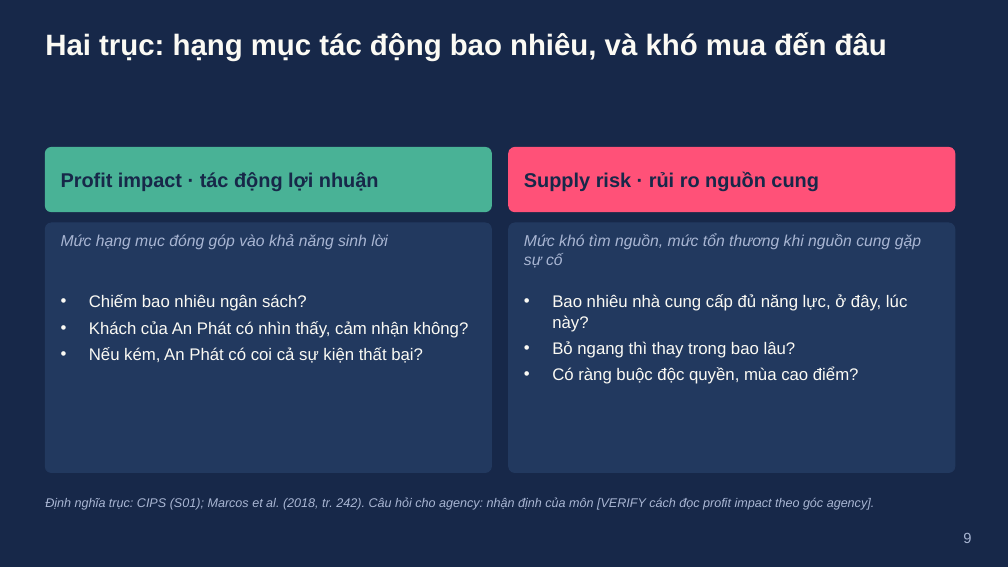
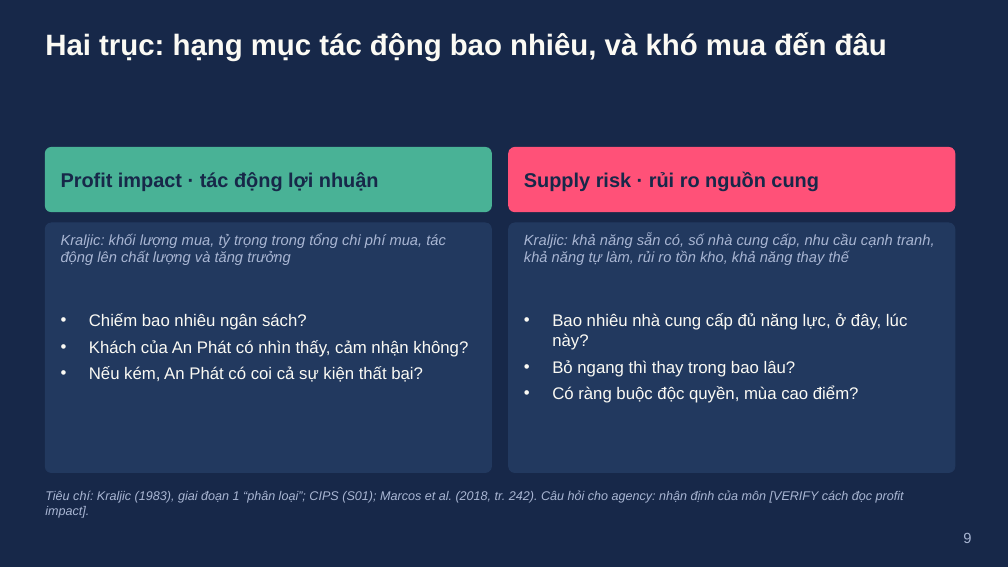
Before and after one commit to dnbaoquyen/teaching-skills, a slide deck: slide 9 of courses/EVM1110E/slides/W07_slides.pptx. Drawn at 1008x567 pixels with LibreOffice and Linux fonts; fonts in the diff are those of the drawing. Boxes give left, top, right and bottom in pixels: in the first picture for what was removed or moved away, otherwise in the second. Text is boxed around its words. In the diff, an @@ line names an element or a change of style, - is before the commit and + after.

```diff
--- a/courses/EVM1110E/slides/W07_slides.pptx
+++ b/courses/EVM1110E/slides/W07_slides.pptx
@@ text at (61, 233, 446, 265): text changed; size 15 to 14 pt @@
-Mức hạng mục đóng góp vào khả năng sinh lời
+Kraljic: khối lượng mua, tỷ trọng trong tổng chi phí mua, tác động lên chất lượng và tăng trưởng
@@ text at (524, 233, 935, 265): text changed; size 15 to 14 pt @@
-Mức khó tìm nguồn, mức tổn thương khi nguồn cung gặp sự cố
+Kraljic: khả năng sẵn có, số nhà cung cấp, nhu cầu cạnh tranh, khả năng tự làm, rủi ro tồn kho, khả năng thay thế
@@ text "Chiếm bao nhiêu ngân sách?": place and size @@
-text "Chiếm bao nhiêu ngân sách?" at (89, 294, 468, 363)
+text "Chiếm bao nhiêu ngân sách?" at (89, 313, 468, 382)
@@ text "Bao nhiêu nhà cung cấp ...": place and size @@
-text "Bao nhiêu nhà cung cấp ..." at (552, 294, 907, 384)
+text "Bao nhiêu nhà cung cấp ..." at (552, 313, 907, 403)
@@ text at (45, 490, 904, 518): text changed @@
-Định nghĩa trục: CIPS (S01); Marcos et al. (2018, tr. 242). Câu hỏi cho agency: nhận định của môn [VERIFY cách đọc profit impact theo góc agency].
+Tiêu chí: Kraljic (1983), giai đoạn 1 “phân loại”; CIPS (S01); Marcos et al. (2018, tr. 242). Câu hỏi cho agency: nhận định của môn [VERIFY cách đọc profit impact].
```
Also in this commit, not shown: 2 other slides changed, 3 slides added, 3 other files.
